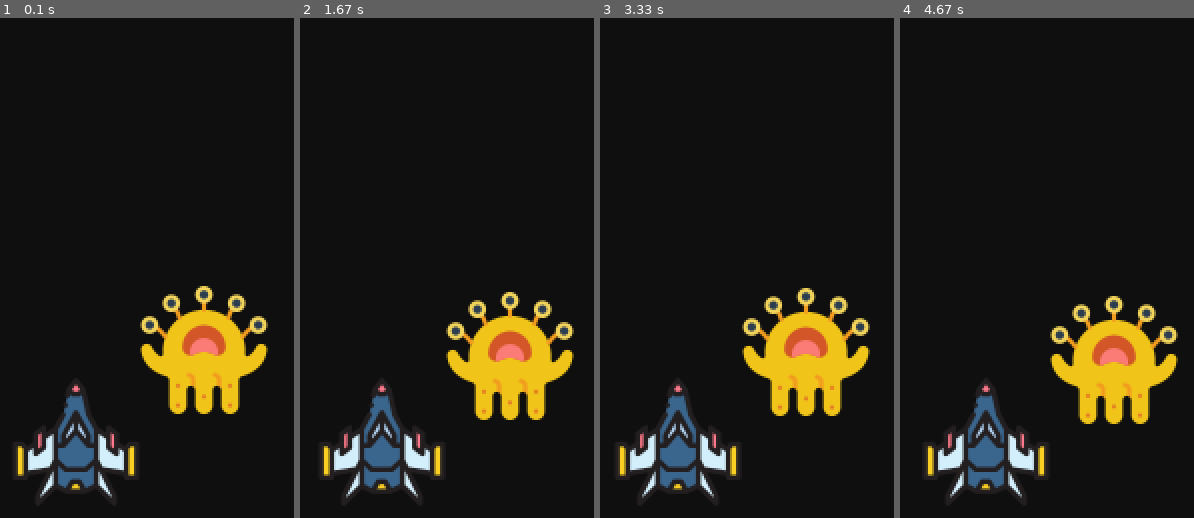
Above: before the commit, frames 1-4 (left to right).
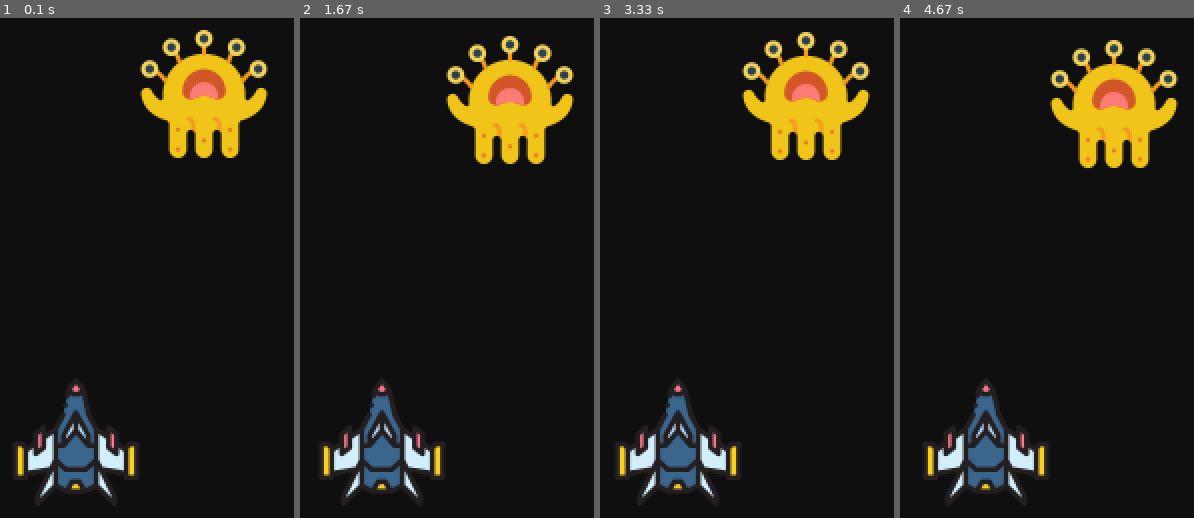
Above: after the commit, the same moments.

Repository: Zurol/UAD-IntroduccionProgramacion
Game: pygame game, started from pygames/spaceInvaders/main.py
Two runs of this game, one before a commit and one after it. Both use one fixed random seed, a clock stepped at 60 frames per second and the inputs below.
Inputs:
- Up to frame 1 (0.1 s): no input
- Up to frame 2 (1.67 s): hold Right 0.33-0.8 s; hold Right 0.83-1.3 s; hold Left from 1.33 s (still down)
- Up to frame 3 (3.33 s): release Left at 1.87 s; hold Left 1.9-2.3 s; hold Right 2.33-2.97 s; hold Left from 3 s (still down)
- Up to frame 4 (4.67 s): release Left at 3.47 s; hold Right 3.5-3.97 s; hold Right 4-4.47 s; hold Left from 4.5 s (still down)

The runs differ from the first frame. In frame 1, 13% of the frame differs, in the area x 47-92%, y 2-80%; in frame 2, 13%; in frame 3, 13%; in frame 4, 13%.

Commit message:
Cambio de código para implementación de objetos.

Diff:
--- a/pygames/spaceInvaders/main.py
+++ b/pygames/spaceInvaders/main.py
@@ -1,4 +1,33 @@
 import pygame
+
+class Unity():
+    image = None
+    x = 0
+    y = 0
+    changed = 0
+    type = ""
+
+    def draw(self):
+        screen.blit(self.image, (self.x, self.y))
+
+class Enemy(Unity):
+    def __init__(self, x=0, y=0):
+        self.type = "Enemigo"
+        self.image = pygame.image.load("pygames/spaceInvaders/assets/alien.png")
+        self.x = x
+        self.y = y
+
+    def draw(self, x, y):
+        screen.blit(self.image, (x, y))
+
+
+class Player(Unity):
+    def __init__(self, x=0, y=0):
+        self.type = "Jugador"
+        self.image = pygame.image.load("pygames/spaceInvaders/assets/astronave.png")
+        self.x = x
+        self.y = y
+
 
 pygame.init()
 
@@ -20,6 +49,9 @@
 playerY = 480
 playerX_Changed = 0
 
+firstPlayer = Player(370, 480)
+firstEnemy  = Enemy(370, 480)
+
 def player(x, y):
     screen.blit(playerImg, (x, y))
 
@@ -40,20 +72,31 @@
     if event.type == pygame.KEYDOWN:
         if event.key == pygame.K_LEFT:
             playerX_Changed = -0.1
+            firstPlayer.changed = -0.1
         if event.key == pygame.K_RIGHT:
             playerX_Changed = 0.1
+            firstPlayer.changed = 0.1
 
     if event.type == pygame.KEYUP:
         if event.key == pygame.K_LEFT or event.key == pygame.K_RIGHT :
             playerX_Changed = 0
+            firstPlayer.changed = 0
 
     playerX += playerX_Changed
+    firstPlayer.x += firstPlayer.changed
+
     if (playerX <= 0):
         playerX = 0
     if (playerX > 736):
         playerX = 736
 
+    if (firstPlayer.x <= 0):
+        firstPlayer.x = 0
+    if (firstPlayer.x > 736):
+        firstPlayer.x = 736
 
-    enemy(playerX+64, playerY-64)
-    player(playerX, playerY)
+    #enemy(playerX+64, playerY-64)
+    firstEnemy.draw((firstPlayer.x + 64), (firstPlayer.x - 64))
+    #player(playerX, playerY)
+    firstPlayer.draw()
     pygame.display.update()
